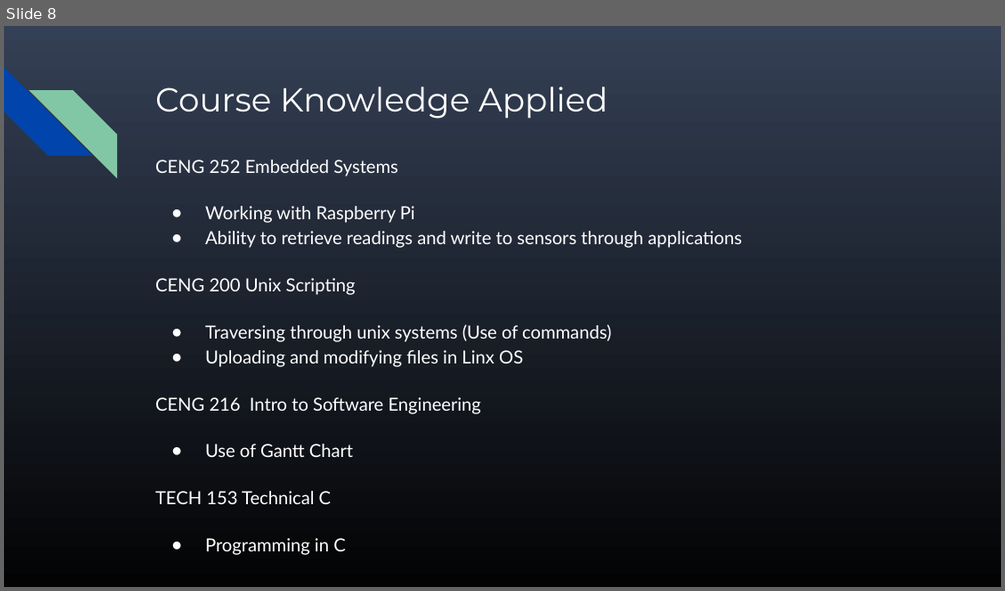
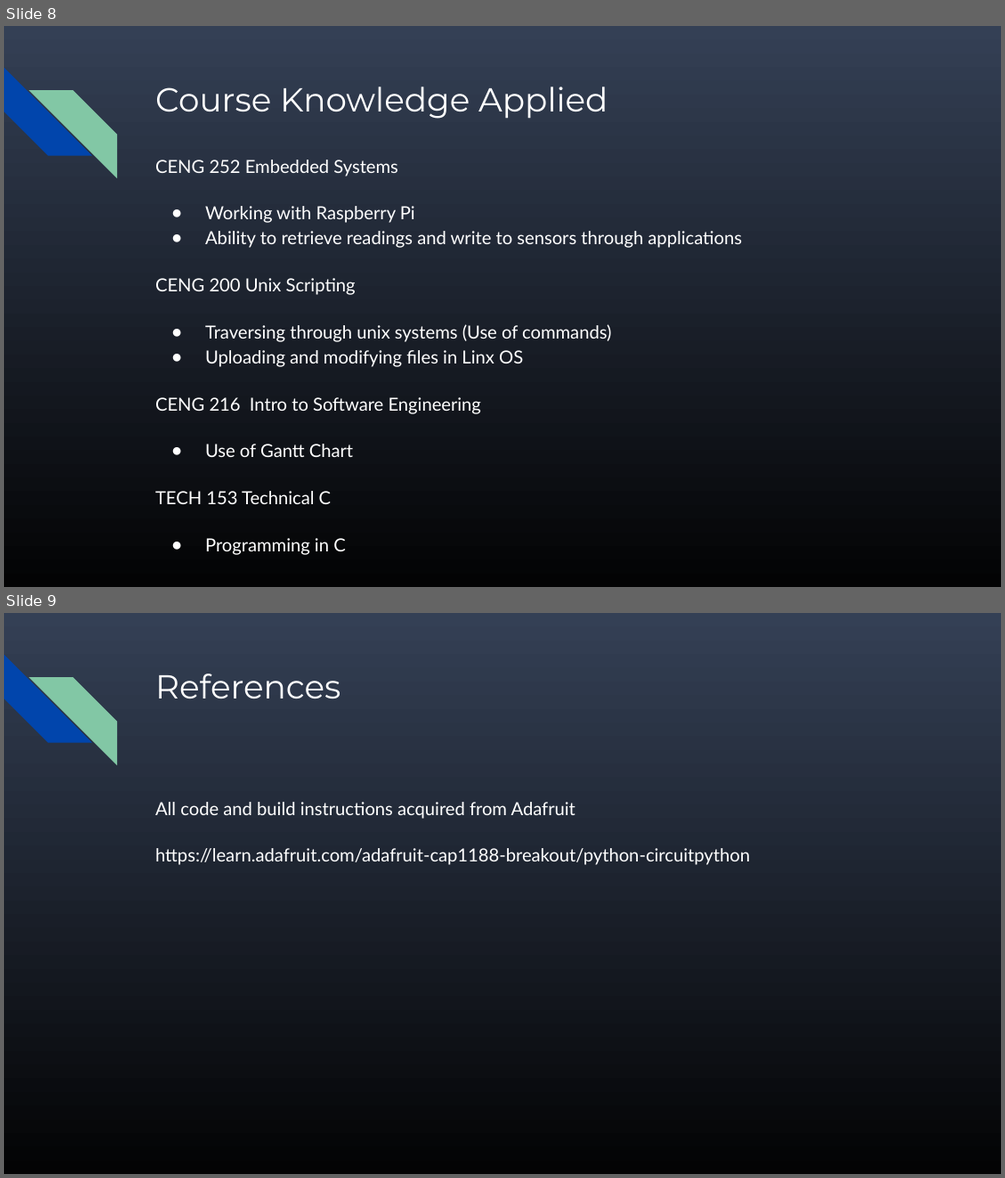
Before and after one commit to JuanRodriguez19/SensorEffector, a slide deck: Documentation/SensorEffector Project.pptx. Shown one above the other, each under a label of ours: slide 8 before the commit, slides 8 and 9 after it. The pictures are 1005x591 and 1005x1178 pixels, drawn with LibreOffice and Linux fonts; fonts in the diff are those of the drawing. Boxes give left, top, right and bottom in pixels: in the first picture for what was removed or moved away, otherwise in the second. Text is boxed around its words. In the diff, an @@ line names an element or a change of style, - is before the commit and + after.

```diff
--- a/Documentation/SensorEffector Project.pptx
+++ b/Documentation/SensorEffector Project.pptx
@@ slide 9 added at [4, 613, 1001, 1174], background gradient #344055 to #030304; not listed: 2 template elements that a slide beside it also shows @@
@@ title added at [155, 674, 340, 698], 24 pt, text #FFFFFF @@
+References
@@ text added at [155, 802, 750, 865], 13 pt, text #FFFFFF @@
+All code and build instructions acquired from Adafruit
+https://learn.adafruit.com/adafruit-cap1188-breakout/python-circuitpython
```
